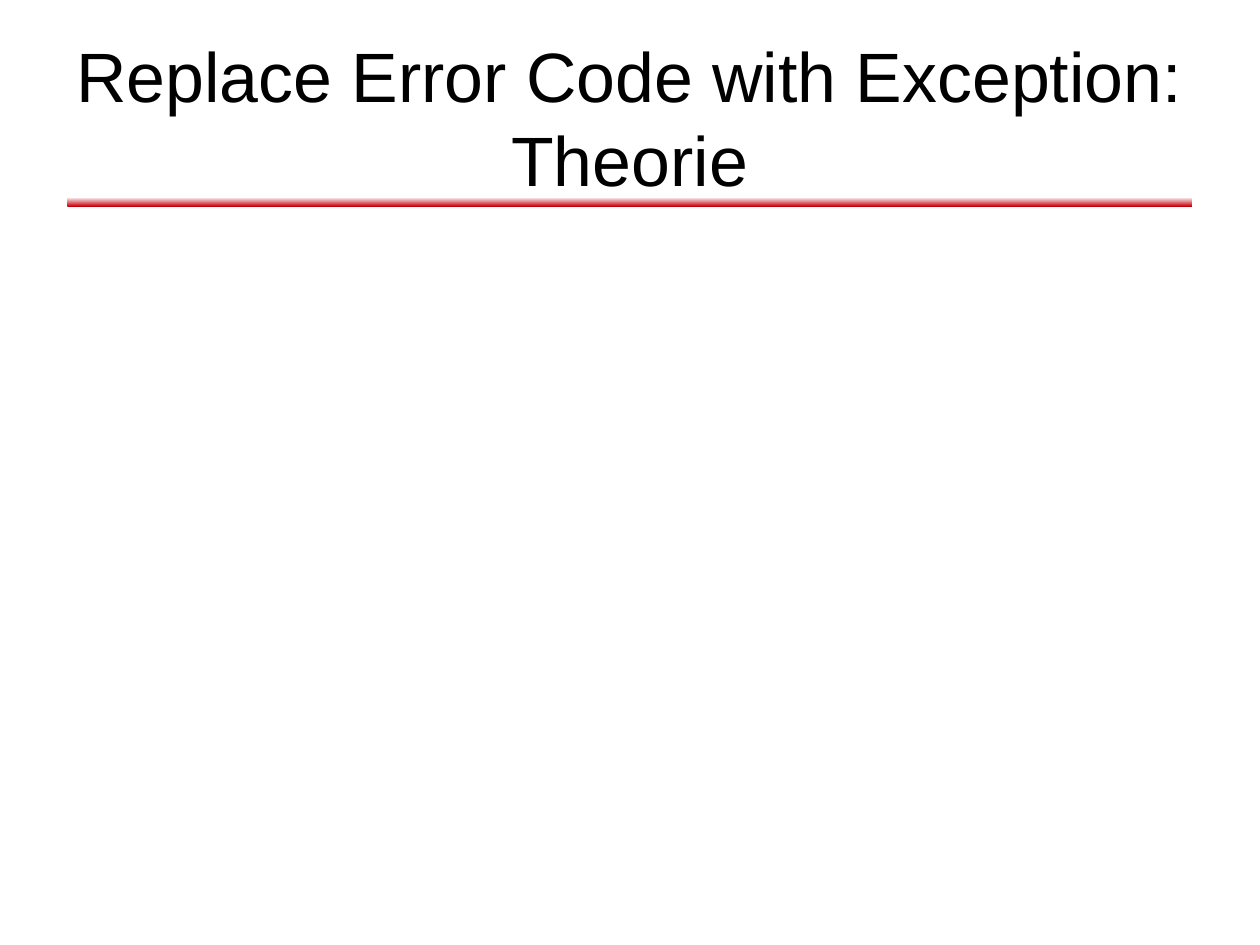
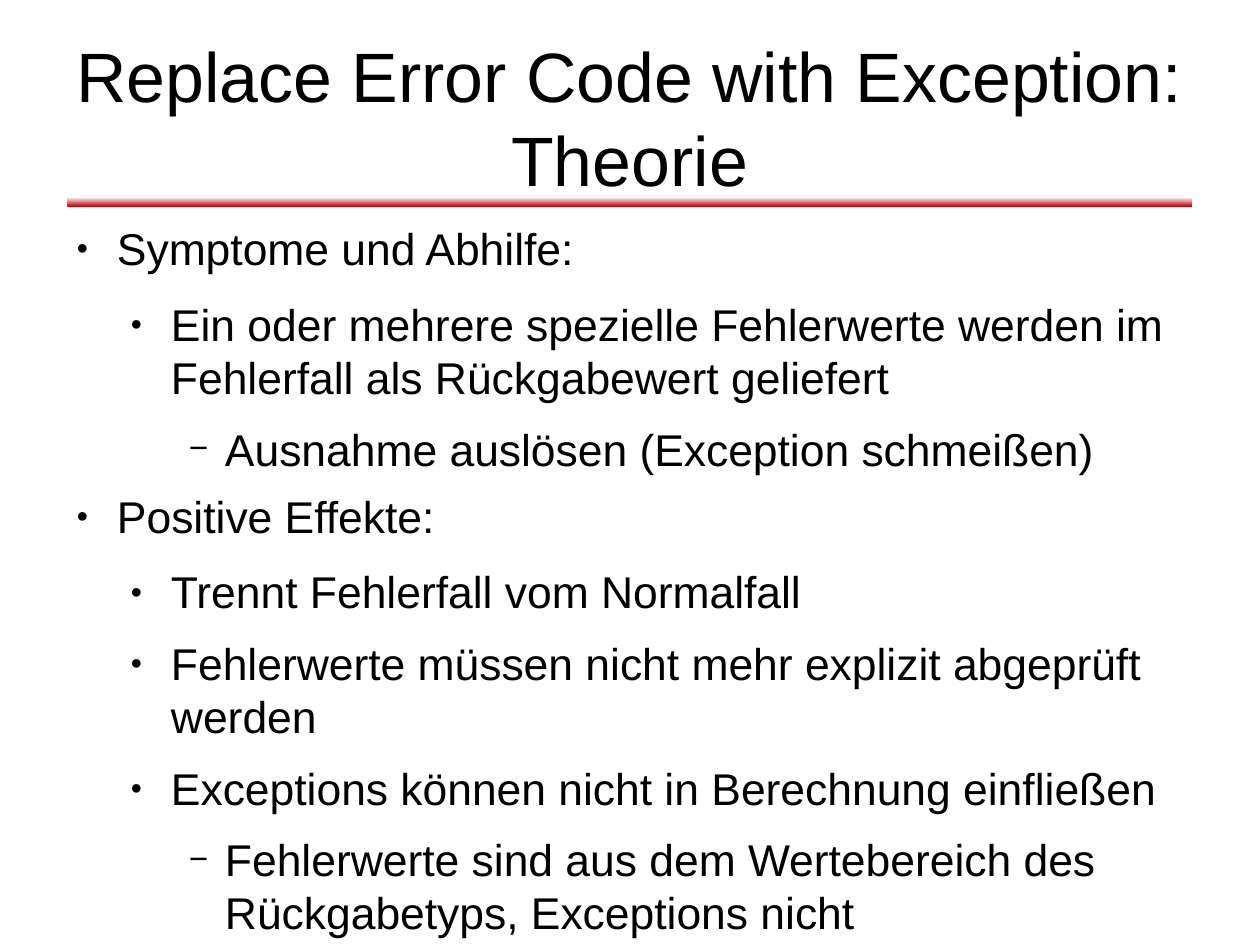
Before and after one commit to dlindner/vorlesung-se2-dhbw, a slide deck: slide 50 of added_2010/Refactoring (2010).odp. Drawn at 1260x945 pixels with LibreOffice and Linux fonts; fonts in the diff are those of the drawing; background and template pictures are left out. Boxes give left, top, right and bottom in pixels: in the first picture for what was removed or moved away, otherwise in the second. Text is boxed around its words. In the diff, an @@ line names an element or a change of style, - is before the commit and + after.

```diff
--- a/added_2010/Refactoring (2010).odp
+++ b/added_2010/Refactoring (2010).odp
@@ text added at [117, 232, 1163, 877], 28 pt, text #000000 @@
+● Symptome und Abhilfe:
+  ● Ein oder mehrere spezielle Fehlerwerte werden im Fehlerfall als Rückgabewert geliefert
+    − Ausnahme auslösen (Exception schmeißen)
+● Positive Effekte:
+  ● Trennt Fehlerfall vom Normalfall
+  ● Fehlerwerte müssen nicht mehr explizit abgeprüft werden
+  ● Exceptions können nicht in Berechnung einfließen
+    − Fehlerwerte sind aus dem Wertebereich des Rückgabetyps, Exceptions nicht
```
Also in this commit, not shown: 3 other slides changed, 5 slides added, 3 slides removed.
